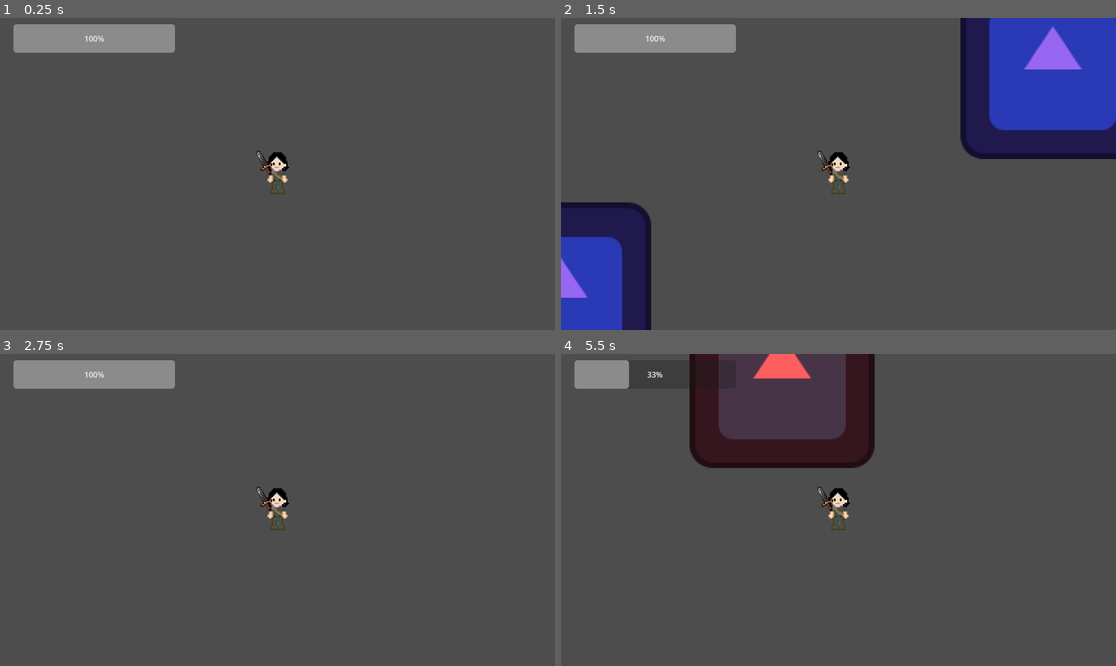
Above: before the commit, frames 1-4 (two rows, left to right).
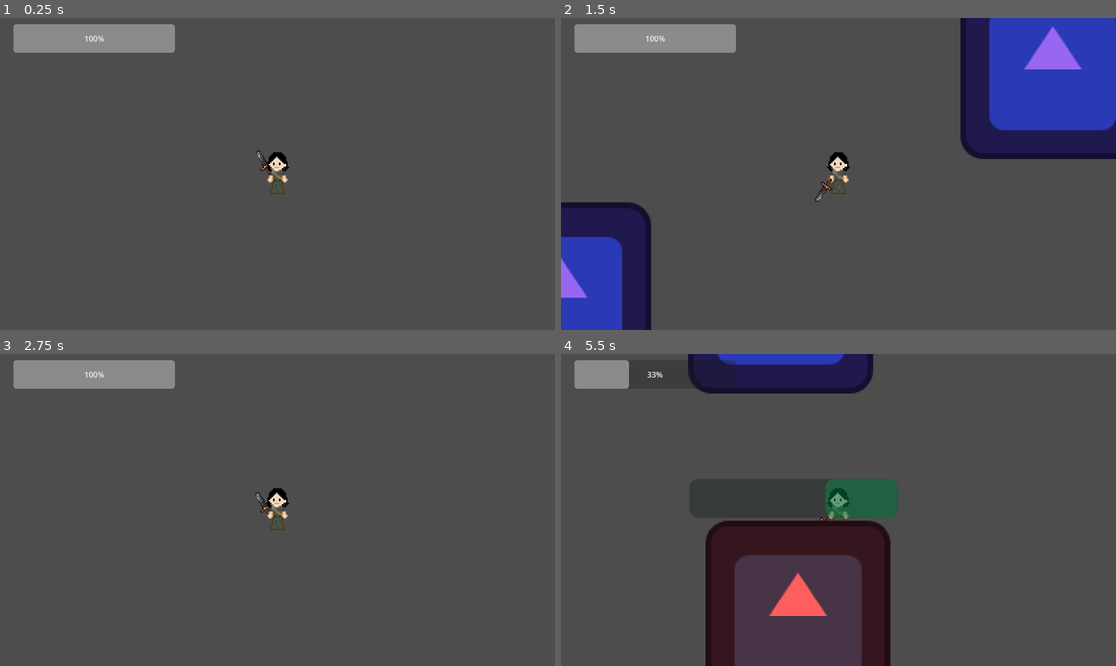
Above: after the commit, the same moments.

Repository: vilu350/Flying-Cats-Studio
Game: Godot game, scene res://scenes/test_map.tscn
Two runs of this game, one before a commit and one after it. Both use one fixed random seed, a clock stepped at 60 frames per second and the inputs below. The project has no main scene, so this scene is started directly. The engine's default icon, where the game draws it, is replaced by a stand-in: a white triangle on a blue panel in a dark square.
Inputs (mouse positions are in pixels of both pictures, inside the frame that each line leads up to):
- Up to frame 1 (0.25 s): no input
- Up to frame 2 (1.5 s): tap Enter at 0.5 s; move the mouse to (960, 158) at 0.52 s; press the mouse at (960, 158) at 0.53 s; hold D (move_right) 0.53-1.28 s; move the mouse to (727, 189) at 1.27 s; release the mouse at (727, 189) at 1.28 s; hold Down (move_down) from 1.28 s (still down); click (727, 189) at 1.35 s
- Up to frame 3 (2.75 s): move the mouse to (333, 441) at 2.02 s; release Down (move_down) at 2.03 s; press the mouse at (333, 441) at 2.03 s; hold D (move_right) from 2.03 s (still down)
- Up to frame 4 (5.5 s): tap Space at 2.75 s; move the mouse to (810, 572) at 2.77 s; release D (move_right) at 2.78 s; release the mouse at (810, 572) at 2.78 s; hold Up (move_up) 2.78-3.53 s; click (810, 572) at 2.85 s; move the mouse to (1005, 556) at 3.52 s; press the mouse at (1005, 556) at 3.53 s; hold A (move_left) 3.53-5.03 s; move the mouse to (672, 463) at 4.27 s; release the mouse at (672, 463) at 4.28 s; click (672, 463) at 4.35 s; move the mouse to (866, 510) at 5.02 s; press the mouse at (866, 510) at 5.03 s; hold Down (move_down) from 5.03 s (still down)

The runs differ from the first frame. In frame 1, less than 0.1% of the frame differs, in the area x 47-50%, y 46-51%; in frame 2, 0.1%; in frame 3, 0.1%; in frame 4, 29%, in the area x 22-61%, y 0-100%.

Commit message:
enemy takes damage even if the attack key isnt pressed (ERROR)

Diff:
--- a/flying-cats-studio/project.godot
+++ b/flying-cats-studio/project.godot
@@ -46,6 +46,11 @@
 , Object(InputEventKey,"resource_local_to_scene":false,"resource_name":"","device":-1,"window_id":0,"alt_pressed":false …(186 unchanged characters)…
 ]
 }
+attack={
+"deadzone": 0.2,
+"events": [Object(InputEventMouseButton,"resource_local_to_scene":false,"resource_name":"","device":-1,"window_id":0,"alt_pressed":false,"shift_pressed":false,"ctrl_pressed":false,"meta_pressed":false,"button_mask":1,"position":Vector2(150, 10),"global_position":Vector2(159, 58),"factor":1.0,"button_index":1,"canceled":false,"pressed":true,"double_click":false,"script":null)
+]
+}
 
 [rendering]
 
--- /dev/null
+++ b/flying-cats-studio/scenes/Enemy_Health_Bar.tscn
@@ -0,0 +1,8 @@
+[gd_scene load_steps=2 format=3 uid="uid://cnh8lgimorf7m"]
+
+[ext_resource type="Script" uid="uid://c1doxcsmq0afp" path="res://scripts/HealthBar.gd" id="1_arqi2"]
+
+[node name="EnemyHealthBar" type="ProgressBar"]
+offset_right = 32.0
+offset_bottom = 27.0
+script = ExtResource("1_arqi2")
--- a/flying-cats-studio/scenes/Player.tscn
+++ b/flying-cats-studio/scenes/Player.tscn
@@ -1,11 +1,8 @@
-[gd_scene load_steps=11 format=3 uid="uid://c3t26ejgfvyr1"]
+[gd_scene load_steps=10 format=3 uid="uid://c3t26ejgfvyr1"]
 
 [ext_resource type="Script" uid="uid://cagenrx6eaxoj" path="res://scripts/player.gd" id="1_ij6vw"]
 [ext_resource type="Texture2D" uid="uid://cy46qafv13bxo" path="res://sprites/character.png" id="2_qhqgy"]
 [ext_resource type="PackedScene" uid="uid://c3nnv308fvv7f" path="res://scenes/Sword.tscn" id="3_3li8b"]
-[ext_resource type="Texture2D" uid="uid://cgp5inhsrsg46" path="res://sprites/Weapons Asset 16x16/Weapons Asset 16x16/002.png" id="4_mdl7e"]
-
-[sub_resource type="CircleShape2D" id="CircleShape2D_44cfe"]
 
 [sub_resource type="Animation" id="Animation_70d11"]
 length = 0.001
@@ -62,6 +59,20 @@
 "update": 0,
 "values": [Vector2(-6, 10), Vector2(-6, 6)]
 }
+tracks/2/type = "method"
+tracks/2/imported = false
+tracks/2/enabled = true
+tracks/2/path = NodePath("../..")
+tracks/2/interp = 1
+tracks/2/loop_wrap = true
+tracks/2/keys = {
+"times": PackedFloat32Array(0.05),
+"transitions": PackedFloat32Array(1),
+"values": [{
+"args": [],
+"method": &"spawn_slash"
+}]
+}
 
 [sub_resource type="Animation" id="Animation_mdl7e"]
 resource_name = "sword_return"
@@ -99,15 +110,14 @@
 &"sword_return": SubResource("Animation_mdl7e")
 }
 
-[sub_resource type="CircleShape2D" id="CircleShape2D_v6fml"]
-radius = 12.0
+[sub_resource type="RectangleShape2D" id="RectangleShape2D_mdl7e"]
+size = Vector2(14, 27)
+
+[sub_resource type="RectangleShape2D" id="RectangleShape2D_qu4a1"]
+size = Vector2(14, 27)
 
 [node name="Player" type="CharacterBody2D"]
 script = ExtResource("1_ij6vw")
-
-[node name="CollisionShape2D" type="CollisionShape2D" parent="."]
-visible = false
-shape = SubResource("CircleShape2D_44cfe")
 
 [node name="Sprite2D" type="Sprite2D" parent="."]
 position = Vector2(2, -4)
@@ -117,13 +127,15 @@
 texture_filter = 1
 position = Vector2(-6, 6)
 rotation = -1.288053
-texture = ExtResource("4_mdl7e")
-offset = Vector2(8, -8)
 
 [node name="AnimationPlayer" type="AnimationPlayer" parent="Sprite2D/Sword"]
 libraries = {
 &"": SubResource("AnimationLibrary_cw2d6")
 }
+
+[node name="CollisionShape2D" type="CollisionShape2D" parent="."]
+position = Vector2(0, -0.5)
+shape = SubResource("RectangleShape2D_mdl7e")
 
 [node name="Camera2D" type="Camera2D" parent="."]
 zoom = Vector2(3, 3)
@@ -132,11 +144,13 @@
 collision_layer = 2
 
 [node name="CollisionShape2D" type="CollisionShape2D" parent="HurtBox"]
-visible = false
-shape = SubResource("CircleShape2D_v6fml")
+position = Vector2(0, -0.5)
+shape = SubResource("RectangleShape2D_qu4a1")
 
 [node name="AnimationPlayer" type="AnimationPlayer" parent="."]
 
 [node name="HurtTimer" type="Timer" parent="."]
 
 [node name="Effects" type="Node2D" parent="."]
+
+[connection signal="animation_finished" from="Sprite2D/Sword/AnimationPlayer" to="." method="_on_animation_player_animation_finished"]
--- a/flying-cats-studio/scenes/Sword.tscn
+++ b/flying-cats-studio/scenes/Sword.tscn
@@ -1,3 +1,16 @@
-[gd_scene format=3 uid="uid://c3nnv308fvv7f"]
+[gd_scene load_steps=3 format=3 uid="uid://c3nnv308fvv7f"]
+
+[ext_resource type="Texture2D" uid="uid://cgp5inhsrsg46" path="res://sprites/Weapons Asset 16x16/Weapons Asset 16x16/002.png" id="1_rb3f2"]
+[ext_resource type="Script" uid="uid://b06na2eywhrch" path="res://scenes/sword.gd" id="2_sh16x"]
 
 [node name="Sword" type="Sprite2D"]
+texture = ExtResource("1_rb3f2")
+offset = Vector2(8, -8)
+script = ExtResource("2_sh16x")
+
+[node name="Area2D" type="Area2D" parent="."]
+unique_name_in_owner = true
+
+[node name="CollisionPolygon2D" type="CollisionPolygon2D" parent="Area2D"]
+position = Vector2(8, -8)
+polygon = PackedVector2Array(-3, 0, 0, 3, 7, -4, 7, -7, 4, -7)
--- a/flying-cats-studio/scenes/enemy.tscn
+++ b/flying-cats-studio/scenes/enemy.tscn
@@ -6,8 +6,8 @@
 [sub_resource type="CircleShape2D" id="CircleShape2D_44cfe"]
 radius = 62.0
 
-[sub_resource type="CircleShape2D" id="CircleShape2D_4gyqm"]
-radius = 71.00704
+[sub_resource type="RectangleShape2D" id="RectangleShape2D_md0e3"]
+size = Vector2(128, 118)
 
 [node name="Enemy" type="CharacterBody2D"]
 script = ExtResource("1_4gyqm")
@@ -25,4 +25,4 @@
 collision_mask = 2
 
 [node name="CollisionShape2D" type="CollisionShape2D" parent="HitBox"]
-shape = SubResource("CircleShape2D_4gyqm")
+shape = SubResource("RectangleShape2D_md0e3")
--- /dev/null
+++ b/flying-cats-studio/scenes/enemy_health_bar.gd
@@ -0,0 +1,10 @@
+extends ProgressBar
+
+@export var enemy: Enemy
+
+func _ready():
+	enemy.healthChanged.connect(update)
+	update()
+
+func update():
+	value = enemy.currentHealth * 100 / enemy.maxHealth
--- /dev/null
+++ b/flying-cats-studio/scenes/sword.gd
@@ -0,0 +1,13 @@
+extends Sprite2D
+
+# Called when the node enters the scene tree for the first time.
+func _ready() -> void:
+	connect_signals()
+	$Area2D/CollisionPolygon2D.disabled = true
+
+func connect_signals() -> void:
+	%Area2D.connect("body_entered", damage)
+
+func damage(body : Node2D) -> void:
+	if body is Enemy:
+		body.update_health(-1)
--- /dev/null
+++ b/flying-cats-studio/scenes/sword_slash.tscn
@@ -0,0 +1,5 @@
+[gd_scene format=3 uid="uid://cuu2n2pbv32po"]
+
+[node name="sword_slash" type="Node2D"]
+
+[node name="Sprite2D" type="Sprite2D" parent="."]
--- a/flying-cats-studio/scenes/test_map.tscn
+++ b/flying-cats-studio/scenes/test_map.tscn
@@ -1,9 +1,10 @@
-[gd_scene load_steps=7 format=3 uid="uid://3mubng0v8qua"]
+[gd_scene load_steps=8 format=3 uid="uid://3mubng0v8qua"]
 
 [ext_resource type="PackedScene" uid="uid://c3t26ejgfvyr1" path="res://scenes/Player.tscn" id="1_4wuf8"]
 [ext_resource type="Script" uid="uid://blri83oejwai4" path="res://scripts/test_map.gd" id="1_t8dge"]
 [ext_resource type="PackedScene" uid="uid://ulvpmos54la4" path="res://scenes/obstacle.tscn" id="2_s02eq"]
 [ext_resource type="PackedScene" uid="uid://bfh2r6snhtqj8" path="res://scenes/enemy.tscn" id="3_s02eq"]
+[ext_resource type="PackedScene" uid="uid://cnh8lgimorf7m" path="res://scenes/Enemy_Health_Bar.tscn" id="4_kddbv"]
 [ext_resource type="PackedScene" uid="uid://c3mu8pnvukvue" path="res://scenes/collectable.tscn" id="5_bdpbv"]
 [ext_resource type="PackedScene" uid="uid://d0ebsba5fj3t6" path="res://scenes/Health_Bar.tscn" id="6_ss0f2"]
 
@@ -17,6 +18,17 @@
 [node name="Enemy" parent="." instance=ExtResource("3_s02eq")]
 unique_name_in_owner = true
 position = Vector2(1983, 1137)
+
+[node name="EnemyHealthBar2" parent="Enemy" node_paths=PackedStringArray("player") instance=ExtResource("4_kddbv")]
+self_modulate = Color(1.3957917e-06, 0.6002792, 0.32660443, 1)
+offset_left = -75.0
+offset_top = -93.0
+offset_right = 69.0
+offset_bottom = -66.0
+value = 100.0
+fill_mode = 1
+show_percentage = false
+player = NodePath("../../Player")
 
 [node name="Obstacles" type="Node" parent="."]
 
--- a/flying-cats-studio/scripts/enemy.gd
+++ b/flying-cats-studio/scripts/enemy.gd
@@ -1,6 +1,13 @@
 extends CharacterBody2D
+
+class_name Enemy
+signal healthChanged
 #left off at M9L13 half way down
 @onready var _hit_box: Area2D = %HitBox
+
+@export var maxHealth = 30
+@onready var currentHealth: int = maxHealth
+
 
 @export var max_speed := 1000.0
 @export var acceleration := 1100.0
@@ -32,3 +39,6 @@
 
 	# Die
 	queue_free()
+
+func update_health(amount):
+	currentHealth -= amount
--- a/flying-cats-studio/scripts/player.gd
+++ b/flying-cats-studio/scripts/player.gd
@@ -12,10 +12,17 @@
 @export var deceleration := 1100.0
 @onready var hurt_box: Area2D = $HurtBox
 @onready var hurt_timer: Timer = $HurtTimer
-@onready var sword: Sprite2D = $Sword
+@onready var sword: Sprite2D = $Sprite2D/Sword
 
 @export var maxHealth = 30
 @onready var currentHealth: int = maxHealth
+
+var current_look_dir = "left"
+
+var can_slash: bool = true
+@export var slash_time: float = 0.2
+@export var sword_return_time: float = 0.5
+@export var weapon_damage: float = 50.0
 
 @export var knockbackPower: int = 500
 
@@ -33,16 +40,16 @@
 	#if Input.is_action_just_pressed("attack"):
 		#attack()
 
-#func attack():
-	#animations.play("attack" + lastAnimDirection)
-	#isAttacking = true
-	#sword.enable()
-	#await animations.animation_finished
-	#sword.disable()
-	#isAttacking = false
+func attack():
+	animations.play("attack" + lastAnimDirection)
+	isAttacking = true
+	sword.enable()
+	await animations.animation_finished
+	sword.disable()
+	isAttacking = false
 
-#func updateAnimation():
-	#if isAttacking: return
+func updateAnimation():
+	if isAttacking: return
 
 	#if velocity.length() == 0:
 		#if animations.is_playing():
@@ -72,6 +79,25 @@
 		for area in hurt_box.get_overlapping_areas():
 			if area.name == "HitBox":
 				hurtByEnemy(area)
+	if current_look_dir == "right" and get_global_mouse_position().x < global_position.x:
+		current_look_dir = "left"
+	elif current_look_dir == "left" and get_global_mouse_position().x > global_position.x:
+		current_look_dir = "right"
+
+	if get_global_mouse_position().y > global_position.y:
+		$Sprite2D/Sword.show_behind_parent = false
+		$Sprite2D.frame = 0
+	else:
+		$Sprite2D/Sword.show_behind_parent = true
+		$Sprite2D.frame = 1
+
+	if Input.is_action_pressed("attack") and can_slash:
+		$Sprite2D/Sword/AnimationPlayer.speed_scale = $Sprite2D/Sword/AnimationPlayer.get_animation("slash").length / slash_time
+		$Sprite2D/Sword/AnimationPlayer.play("slash")
+		can_slash = false
+
+func spawn_slash():
+	pass
 
 func hurtByEnemy(area):
 	currentHealth -= 10
@@ -92,3 +118,11 @@
 	var knockbackDirection = (enemyVelocity - velocity).normalized() * knockbackPower
 	velocity = knockbackDirection
 	move_and_slide()
+
+
+func _on_animation_player_animation_finished(anim_name: StringName) -> void:
+	if anim_name == "slash":
+		$Sprite2D/Sword/AnimationPlayer.speed_scale = $Sprite2D/Sword/AnimationPlayer.get_animation("sword_return").length / sword_return_time
+		$Sprite2D/Sword/AnimationPlayer.play("sword_return")
+	else:
+		can_slash = true
Not shown, added: flying-cats-studio/scenes/enemy_health_bar.gd.uid
Not shown, added: flying-cats-studio/scenes/sword.gd.uid
